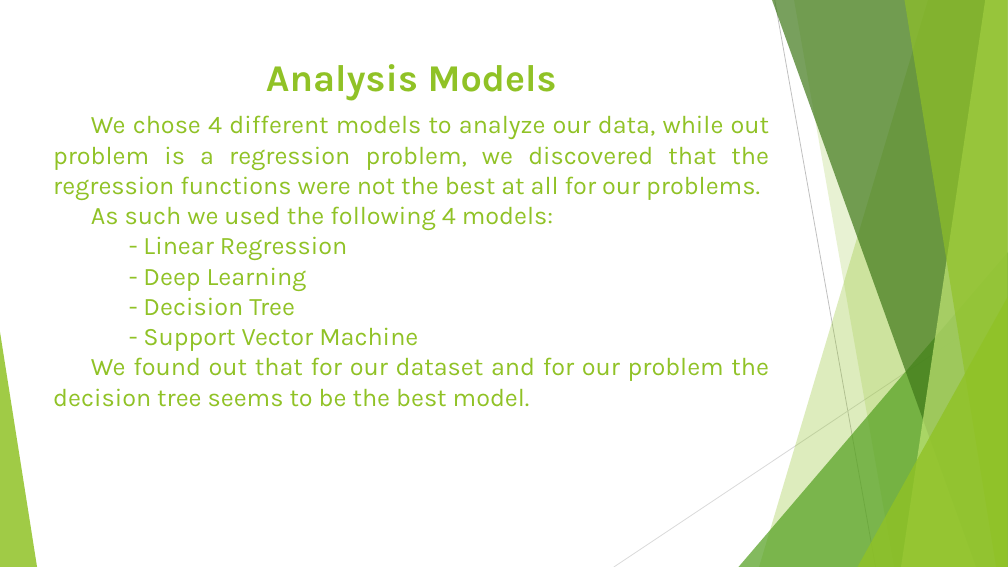
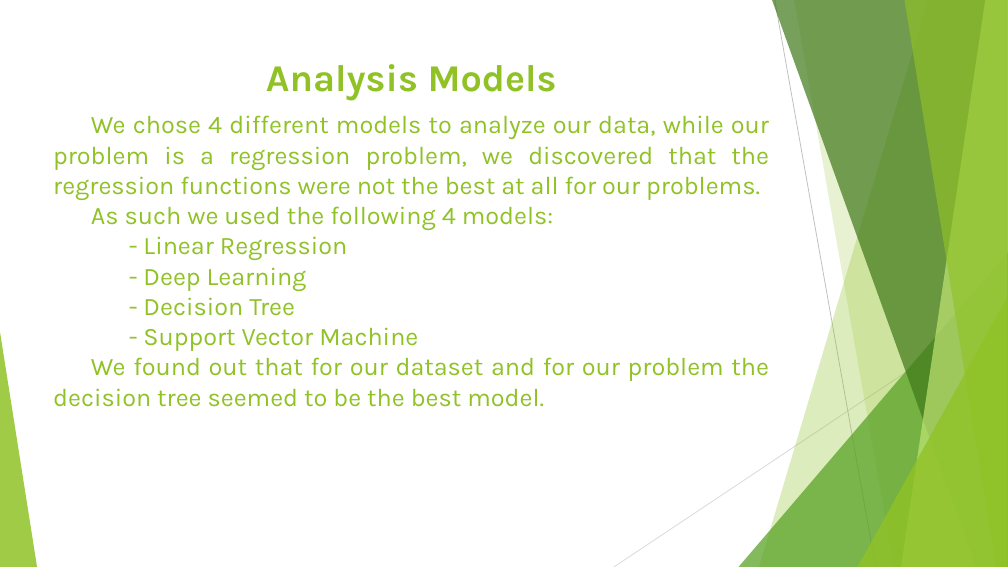
Before and after one commit to Antypurus/AIAD, a slide deck: slide 6 of docs/AIAD_Second_Presentation.pptx. Drawn at 1008x567 pixels with LibreOffice and Linux fonts; fonts in the diff are those of the drawing. Boxes give left, top, right and bottom in pixels: in the first picture for what was removed or moved away, otherwise in the second. Text is boxed around its words. In the diff, an @@ line names an element or a change of style, - is before the commit and + after.

```diff
--- a/docs/AIAD_Second_Presentation.pptx
+++ b/docs/AIAD_Second_Presentation.pptx
@@ text at (53,115,769,200): text changed @@
-We chose 4 different models to analyze our data, while out problem is a regression problem, we discovered that the regression functions were not the best at all for our problems.
+We chose 4 different models to analyze our data, while our problem is a regression problem, we discovered that the regression functions were not the best at all for our problems.
@@ text at (53,357,769,407): text changed @@
-We found out that for our dataset and for our problem the decision tree seems to be the best model.
+We found out that for our dataset and for our problem the decision tree seemed to be the best model.
```
Also in this commit, not shown: 5 other slides changed.
